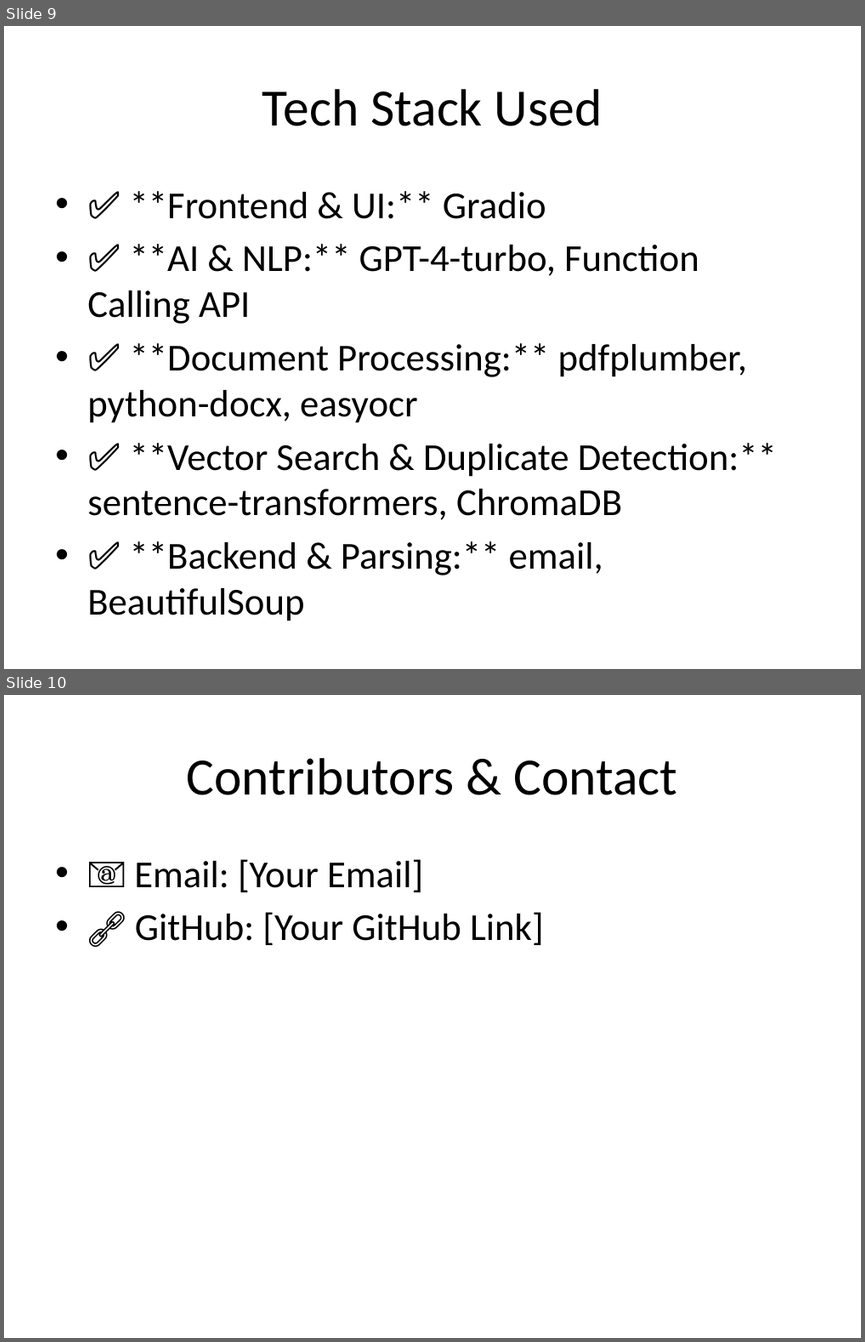
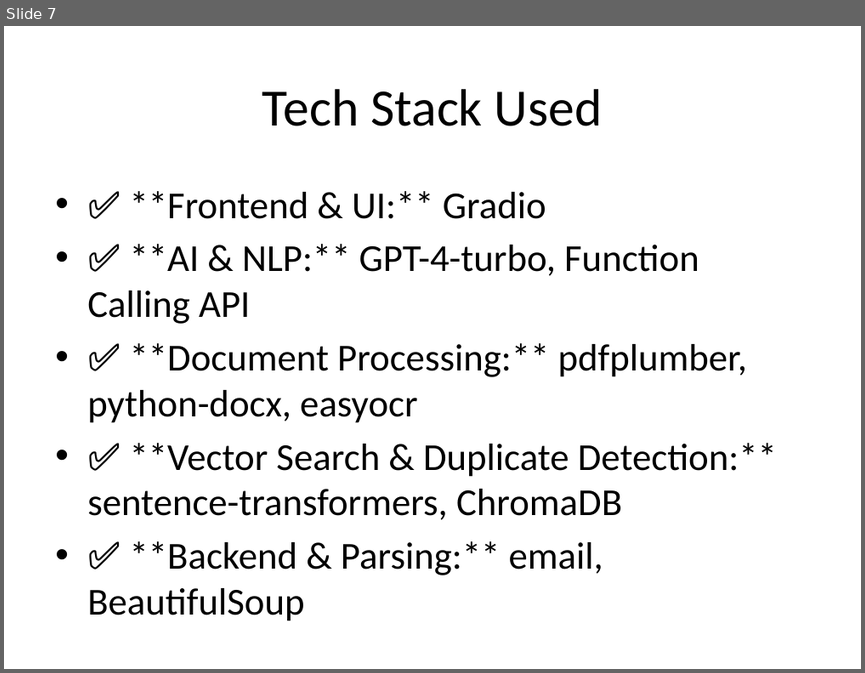
Before and after one commit to ewfx/gaied-ai-sparklers, a slide deck: artifacts/arch/AI_Email_Classification_Presentation.pptx. Shown one above the other, each under a label of ours: slides 9 and 10 before the commit, slide 7 after it. The pictures are 865x1342 and 865x673 pixels, drawn with LibreOffice and Linux fonts; fonts in the diff are those of the drawing. Boxes give left, top, right and bottom in pixels: in the first picture for what was removed or moved away, otherwise in the second. Text is boxed around its words. In the diff, an @@ line names an element or a change of style, - is before the commit and + after.

```diff
--- a/artifacts/arch/AI_Email_Classification_Presentation.pptx
+++ b/artifacts/arch/AI_Email_Classification_Presentation.pptx
@@ slide 10 removed at [4, 695, 861, 1338], background #FFFFFF @@
@@ title removed at [187, 758, 677, 795] @@
-Contributors & Contact
@@ text removed at [134, 859, 544, 945] @@
-• 📧 Email: [Your Email]
-• 🔗 GitHub: [Your GitHub Link]
@@ what was slide 9 is now slide 7 @@
```
Also in this commit, not shown: 5 slides changed, 1 slide added, 3 other slides removed, 2 other files.
